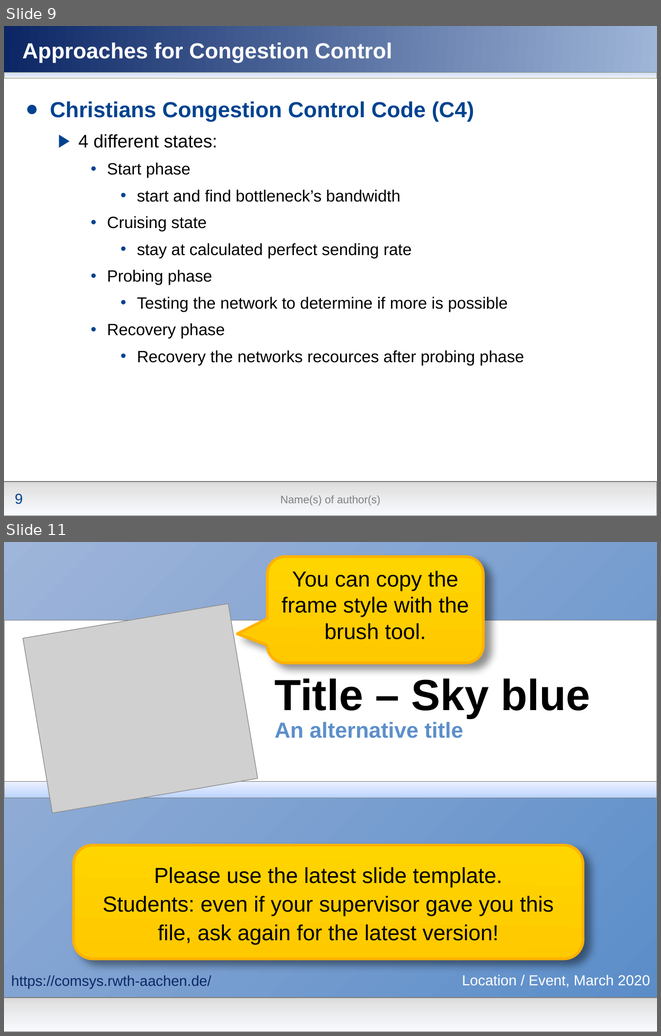
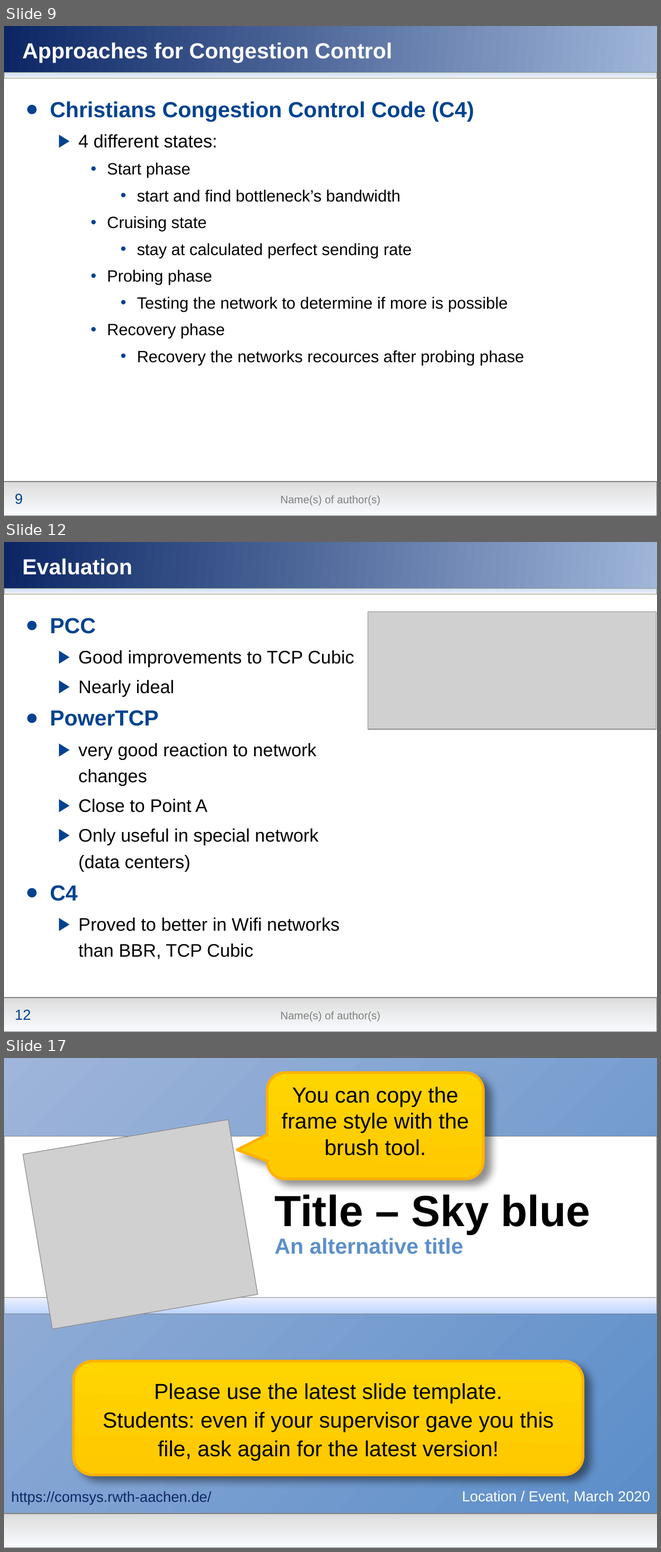
Before and after one commit to nochlachstdu/Seminararbeit, a slide deck: Modern_Congestion_Control.pptx. Shown one above the other, each under a label of ours: slides 9 and 11 before the commit, slides 9, 12 and 17 after it; the slides between them are not shown. The pictures are 661x1036 and 661x1552 pixels, drawn with LibreOffice and Linux fonts; fonts in the diff are those of the drawing; grey boxes stand for pictures; background and template pictures are left out. Boxes give left, top, right and bottom in pixels: in the first picture for what was removed or moved away, otherwise in the second. Text is boxed around its words. In the diff, an @@ line names an element or a change of style, - is before the commit and + after.

```diff
--- a/Modern_Congestion_Control.pptx
+++ b/Modern_Congestion_Control.pptx
@@ slide 12 added at (4, 542, 657, 1032), background gradient #00418F to #5677C1; not listed: 6 template elements that a slide beside it also shows @@
@@ title added at (23, 558, 133, 575), 24 pt, text #FFFFFF, bold @@
+Evaluation
@@ text added at (50, 618, 354, 959), 20 pt, text #000000 @@
+● PCC
+  ▶ Good improvements to TCP Cubic
+  ▶ Nearly ideal
+● PowerTCP
+  ▶ very good reaction to network changes
+  ▶ Close to Point A
+  ▶ Only useful in special network (data centers)
+● C4
+  ▶ Proved to better in Wifi networks than BBR, TCP Cubic
@@ picture added at (368, 612, 656, 730) @@
@@ what was slide 11 is now slide 17 @@
```
Also in this commit, not shown: 6 other slides added, 1 slide removed.
